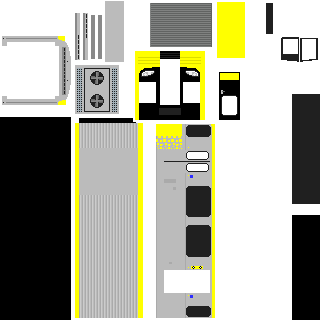
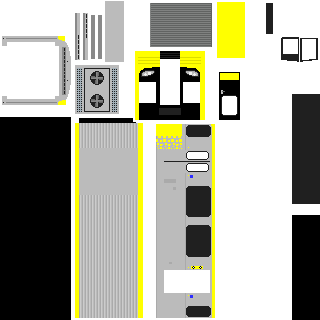
Two versions of the same layered image (320px x 320px). Layer-by-layer changes:
painted on "Front" over left=142, top=71, right=198, bottom=76
